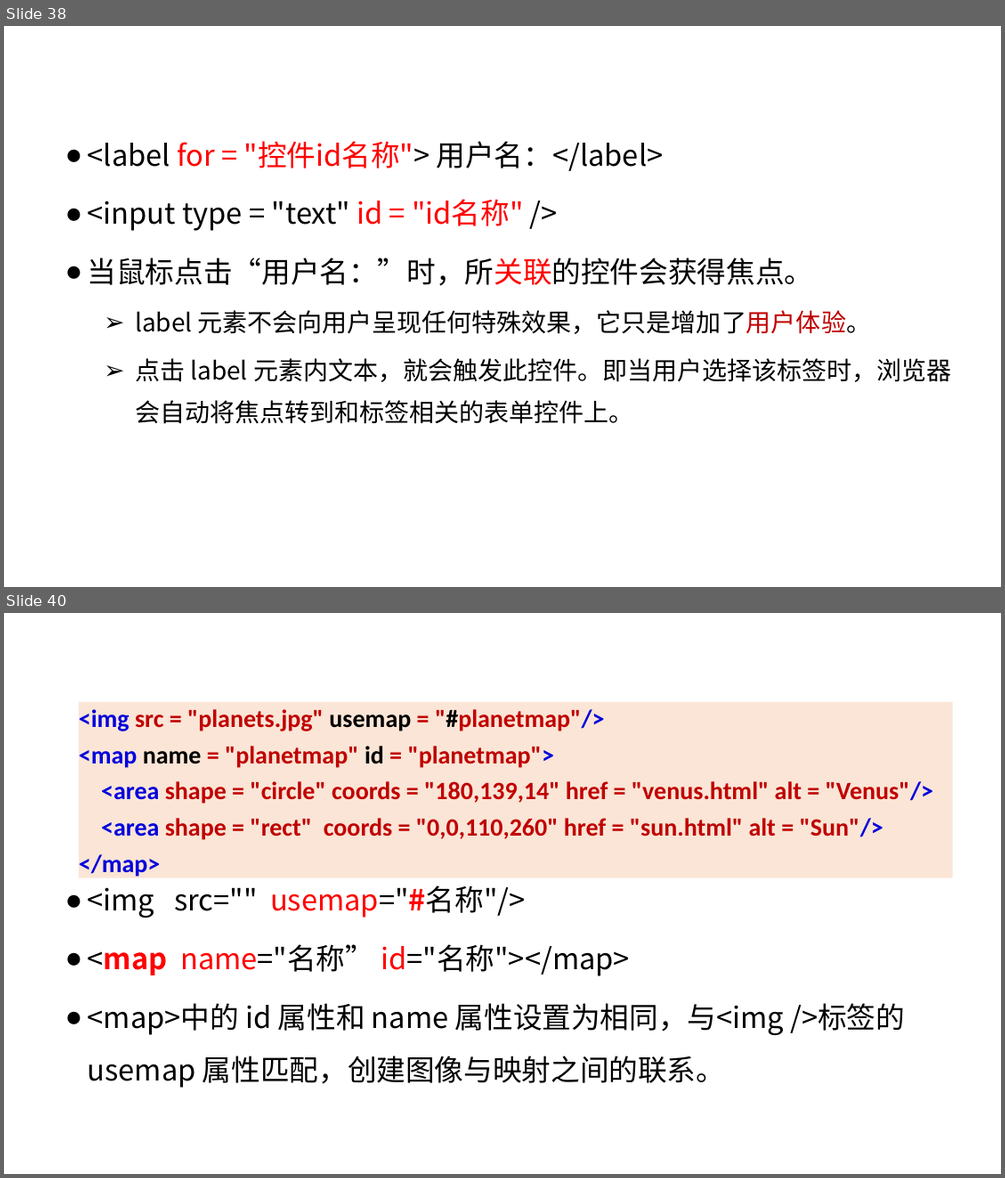
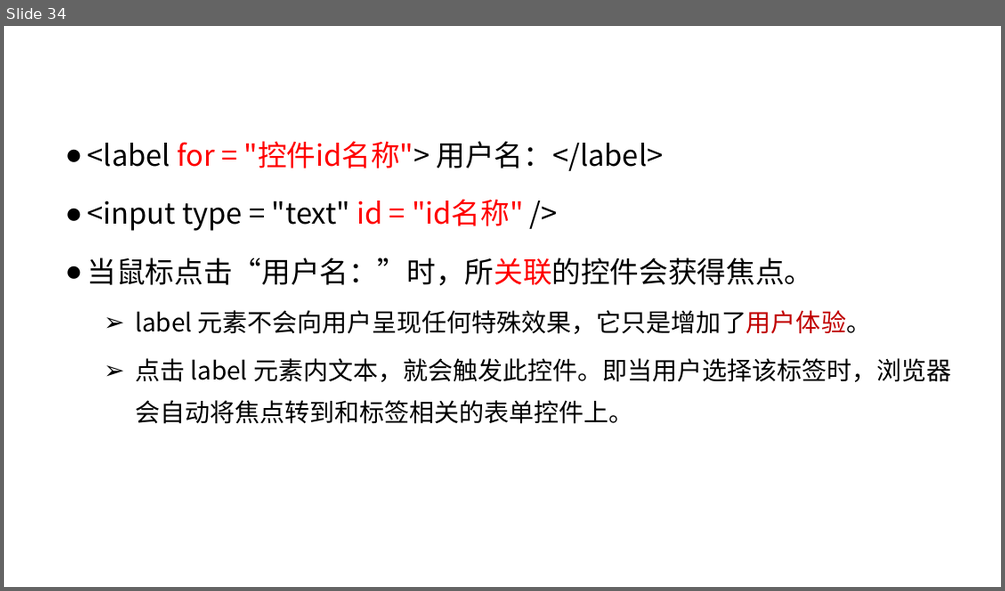
Before and after one commit to edu2act/course-web1, a slide deck: materials/slides/ch03-htmlBasic2.pptx. Shown one above the other, each under a label of ours: slides 38 and 40 before the commit, slide 34 after it; the slides between them are not shown. The pictures are 1005x1178 and 1005x591 pixels, drawn with LibreOffice and Linux fonts; fonts in the diff are those of the drawing; background and template pictures are left out. Boxes give left, top, right and bottom in pixels: in the first picture for what was removed or moved away, otherwise in the second. Text is boxed around its words. In the diff, an @@ line names an element or a change of style, - is before the commit and + after.

```diff
--- a/materials/slides/ch03-htmlBasic2.pptx
+++ b/materials/slides/ch03-htmlBasic2.pptx
@@ slide 40 removed at (4, 613, 1001, 1174), background #FFFFFF; not listed: 2 template elements that a slide beside it also shows @@
@@ rectangle removed at (79, 702, 953, 878) @@
-<img src = "planets.jpg" usemap = "#planetmap"/>
-<map name = "planetmap" id = "planetmap">
-<area shape = "circle" coords = "180,139,14" href = "venus.html" alt = "Venus"/>
-<area shape = "rect" coords = "0,0,110,260" href = "sun.html" alt = "Sun"/>
-</map>
@@ text removed at (88, 885, 905, 1087) @@
-● <img src="" usemap="#名称"/>
-● <map name="名称” id="名称"></map>
-● <map>中的 id 属性和 name 属性设置为相同，与<img />标签的usemap 属性匹配，创建图像与映射之间的联系。
@@ title removed at (455, 1003, 784, 1035) @@
-热区相关代码
@@ what was slide 38 is now slide 34 @@
```
Also in this commit, not shown: 5 slides changed, 8 slides added, 5 other slides removed, 9 other files.
